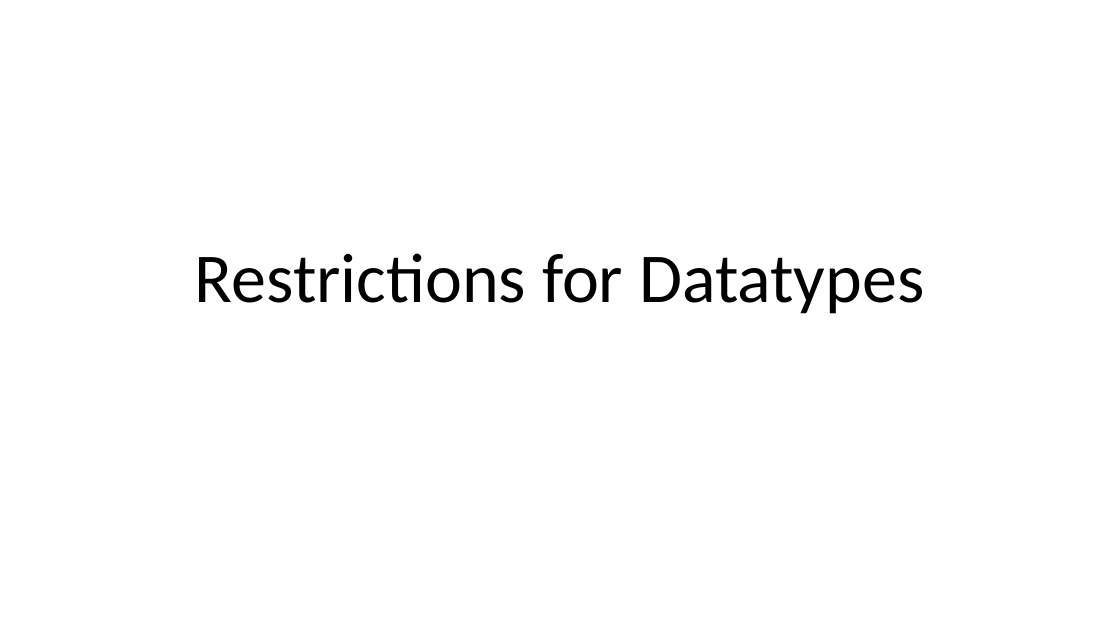
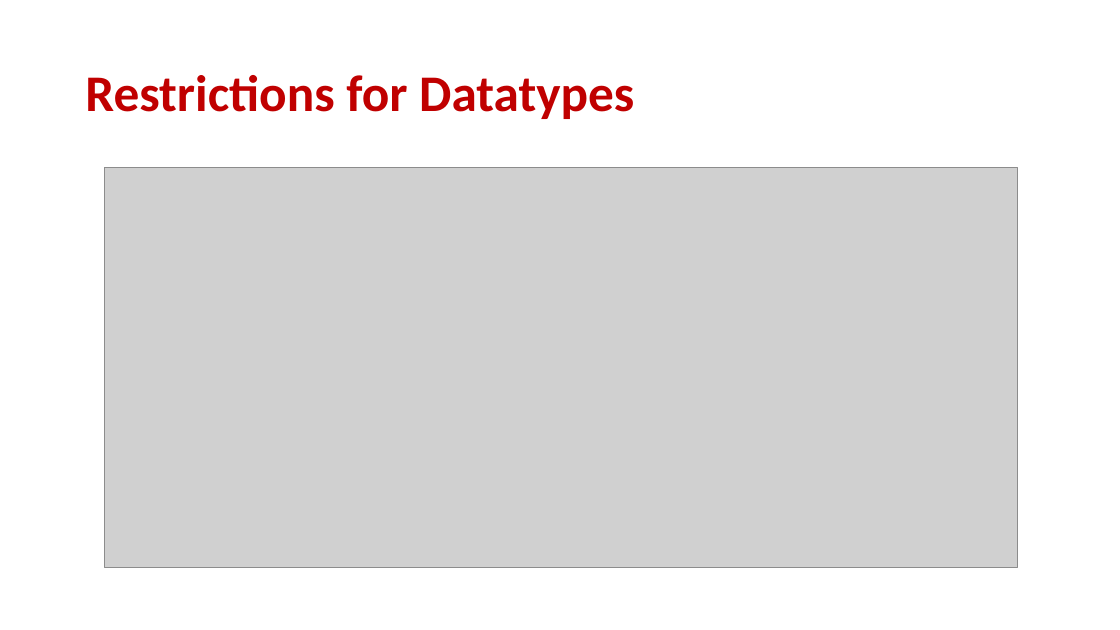
Before and after one commit to donkhan/msc, a slide deck: slide 35 of WebTechnology/XML/Lect_2_XML_Schema.ppt. Drawn at 1120x630 pixels with LibreOffice and Linux fonts; fonts in the diff are those of the drawing; grey boxes stand for pictures. Boxes give left, top, right and bottom in pixels: in the first picture for what was removed or moved away, otherwise in the second. Text is boxed around its words. In the diff, an @@ line names an element or a change of style, - is before the commit and + after.

```diff
--- a/WebTechnology/XML/Lect_2_XML_Schema.ppt
+++ b/WebTechnology/XML/Lect_2_XML_Schema.ppt
@@ title "Restrictions for Datatypes": place and size @@
-title "Restrictions for Datatypes" at (195,253,924,314)
+title "Restrictions for Datatypes" at (85,75,634,119)
@@ title "Restrictions for Datatypes" at (85,75,634,119): size 60 to 44 pt, text colour #000000 to #C00000, bold on; alignment centre to left; vertical alignment bottom to middle @@
@@ picture added at (104,168,1017,568) @@
```
Also in this commit, not shown: 17 other slides changed, 19 slides added, 19 slides removed.
